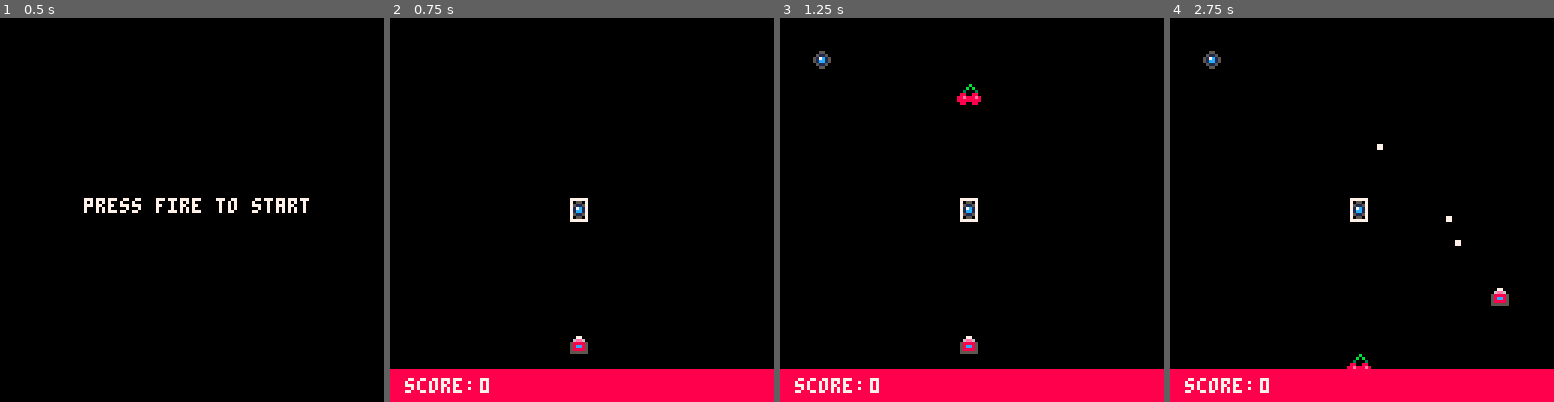
Above: before the commit, frames 1-4 (left to right).
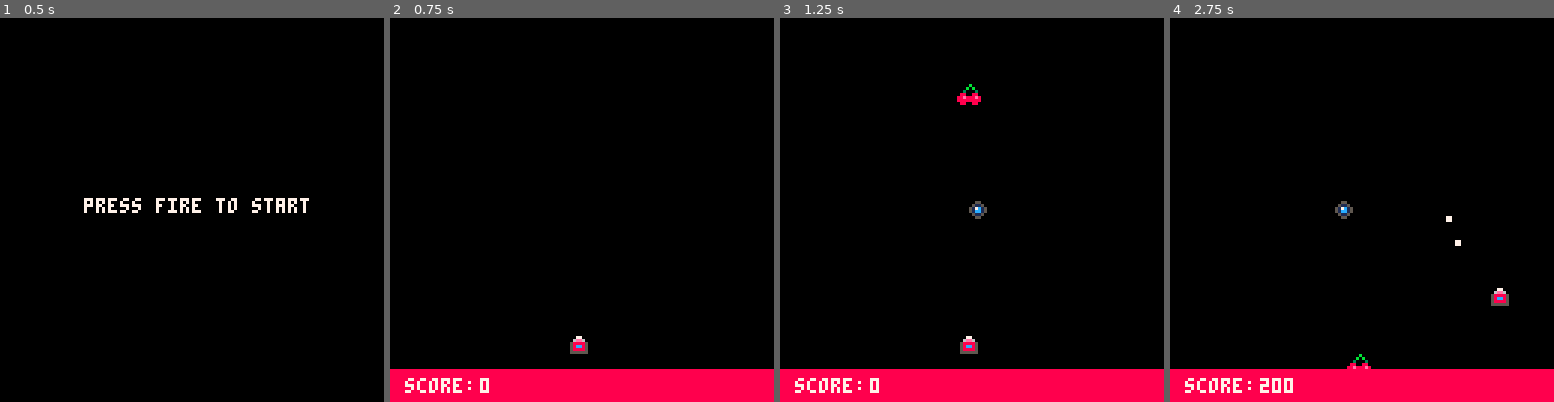
Above: after the commit, the same moments.

Repository: kris-pearman/Space-Fluff
Game: PICO-8 cartridge game.p8
Two runs of this game, one before a commit and one after it. Both use one fixed random seed, a clock stepped at 60 frames per second and the inputs below.
Inputs:
- Up to frame 1 (0.5 s): tap X (X key) at 0.33 s
- Up to frame 2 (0.75 s): tap O (Z key) at 0.7 s
- Up to frame 3 (1.25 s): tap X (X key) at 1.07 s
- Up to frame 4 (2.75 s): hold Right 1.6-2.1 s; tap O (Z key) at 1.7, 2.1, 2.5 s; tap X (X key) at 1.85 s; hold Up 2.15-2.42 s; hold Right from 2.47 s (still down)

Frame 1 is identical in both runs. In frame 2, 0.3% of the frame differs, in the area x 46-52%, y 46-54%; in frame 3, 0.5%; in frame 4, 0.7%, in the area x 8-56%, y 8-98%.

Commit message:
Refactored enemy logic to support multiple enemies

Diff:
--- a/game.p8
+++ b/game.p8
@@ -7,7 +7,8 @@
 function _init()
     create_player_vars()
     create_powerup_vars()
-    create_enemy_vars()
+    enemies = {}
+    bullets={}
     game_state = "start"
 end
 
@@ -15,12 +16,12 @@
     if game_state == "start" then
         check_game_started()
     else
-    handle_input()
-    move_bullets()
-    move_powerup()
-    hit_detect_powerup()
-    hide_enemy_if_dead()
-    enemy_collision()
+        handle_input()
+        move_bullets()
+        move_powerup()
+        hit_detect_powerup()
+        hide_dead_enemies()
+        enemy_collision()
     end
 end
 
@@ -28,21 +29,13 @@
     cls(black)
     if game_state == "start" then
         print("press fire to start",28,60,white)
-
     else
-
-
-    draw_player()
-    draw_bullets()
-    draw_hud()
-    draw_powerup()
-    draw_enemy()
-    draw_enemy_hitbox()
-    draw_spawned()
-
-    end
-    --draw_particles() enable this to show a small effect in the corner
-    --pset(30,30,dark_blue) draws to an individual pixel
+        draw_player()
+        draw_bullets()
+        draw_hud()
+        draw_powerup()
+        draw_enemies()
+    end
 end
 
 -->8
@@ -55,17 +48,80 @@
 end
 
 function create_player_vars()
-    player={} --player is a table
+    player={}
     player.alive=false
     player.x=59
     player.y=105
     player.score=0
-    bullets={}
-    --probably need to have a table of tables for bullets to allow multiple shots to fire at once
-end
-
-function create_enemy_vars()
-    enemy={}
+end
+
+function create_powerup_vars()
+    powerup={}
+    powerup.x=59
+    powerup.y=-10
+    powerup.speed=1
+    powerup.collected=false
+    powerup.value=100
+end
+
+function draw_player()
+    spr(1,player.x,player.y)
+end
+
+function draw_bullets()
+    for bullet in all(bullets) do
+        rect(bullet.x,bullet.y,bullet.x+1,bullet.y-1,white)
+    end
+end
+
+function draw_hud()
+    rectfill(0,117,127,128,red)
+    print("score:",5,120,white)
+    print(player.score,30,120,white)
+end
+
+-->8
+--player input functions here
+function handle_input()
+    if btn(left) then
+        player.x -= 1
+    end
+    if btn(right) then
+        player.x += 1
+    end
+    if btn(up) then
+        player.y -= 1
+    end
+    if btn(down) then
+        if player.y < 105 then
+            player.y += 1
+        end
+    end
+    if btnp(fire1) then
+        player_fire()
+    end
+    if btnp(fire2) then
+        spawn_enemy()
+    end
+end
+
+function player_fire()
+    local bullet = {}
+    bullet.x = player.x+3
+    bullet.y = player.y+1
+    bullet.speed=1
+    add(bullets, bullet)
+    sfx(0)
+end
+
+function draw_enemies()
+    for enemy in all(enemies) do
+        spr(3,enemy.x,enemy.y)
+    end
+end
+
+function spawn_enemy()
+    local enemy={}
     enemy.alive=true
     enemy.x=59
     enemy.y=60
@@ -74,95 +130,8 @@
     enemy.value=200
     enemy.counter=0
     enemy.direction=1
-    enemies = {}
-    --probably need to have a table of tables for enemies to allow multiple enemies to be tracked at once
-end
-
-function create_powerup_vars()
-    powerup={}
-    powerup.x=59
-    powerup.y=-10
-    powerup.speed=1
-    powerup.collected=false
-    powerup.value=100
-end
-
-function draw_player()
-    spr(1,player.x,player.y)
-end
-
-function draw_bullets()
-    for bullet in all(bullets) do
-        draw_bullet(bullet)
-    end
-end
-
-function draw_bullet(bullet)
-    rect(bullet.x,bullet.y,bullet.x+1,bullet.y-1,white)
-end
-
-function draw_enemy()
-    spr(3,enemy.x,enemy.y)
-end
-
-function draw_hud()
-    rectfill(0,117,127,128,red)
-    print("score:",5,120,white)
-    print(player.score,30,120,white)
-end
-
--->8
---player input functions here
-function handle_input() --todo: Rename to handle_input()
-    if btn(left) then
-        player.x -= 1
-    end
-    if btn(right) then
-        player.x += 1
-    end
-    if btn(up) then
-        player.y -= 1
-    end
-    if btn(down) then
-        if player.y < 105 then
-        player.y += 1
-        end
-    end
-    if btnp(fire1) then
-        player_fire()
-
-    end
-    if btnp(fire2) then
-        spawn_enemy()
-    end
-
-end
-
-function player_fire()
-    local bullet = {}
-    bullet.x = player.x+3
-    bullet.y = player.y+1
-    bullet.speed=1
-    add(bullets, bullet)
-    sfx(0)
-end
-
-function draw_spawned()
-    for spawned in all(enemies) do
-        spr(3,spawned.x,spawned.y)
-    end
-end
-
-function spawn_enemy()
-    local spawned = {}
-    spawned.x = 10
-    spawned.y = 10
-    spawned.spr = 2
-    spawned.value = 100
-    spawned.alive = true
-    add(enemies, spawned)
-end
-
+    add(enemies, enemy)
+end
 
 -->8
 --powerup functions here
@@ -192,81 +161,83 @@
 
 function move_bullets()
     for bullet in all(bullets) do
-        move_bullet(bullet)
-    end
-end
-
-function move_bullet(bullet)
-    if bullet.y > -1 then
-        bullet.y -= bullet.speed
-    else
-        del(bullets, bullet)
+        if bullet.y > -1 then
+            bullet.y -= bullet.speed
+        else
+            del(bullets, bullet)
+        end
     end
 end
 
 -->8
 --AI
 
-function hide_enemy_if_dead()
-    for spawned in all(enemies) do
-    if spawned.alive then
-        --check_enemy_moves()
-        --enemy.tick_count += 1
-    else
-        spawned.x = -10
-    end
-end
-
-end
-
-function check_enemy_moves()
-    if enemy.tick_count%4 == 0 then -- only allows the following code to be run once every four frames
-        enemy.tick_count = 1 -- range could be changed to another word
+function hide_dead_enemies()
+    for enemy in all(enemies) do
+        if enemy.alive then
+            check_enemy_moves(enemy)
+            enemy.tick_count += 1
+        else
+            enemy.x = -10
+        end
+    end
+end
+
+function check_enemy_moves(enemy)
+    if enemy.tick_count%4 == 0 then
+        enemy.tick_count = 1
 
         if  (enemy.counter < 5 and enemy.direction == 1)  then
-            move_enemy_right()
+            move_enemy_right(enemy)
         else
             enemy.direction = 0
         end
 
         if enemy.direction == 0 then
-            move_enemy_left()
+            move_enemy_left(enemy)
+
             if enemy.counter <-5 then
                 enemy.direction = 1
             end
         end
-
-    end
-end
-
-function move_enemy_right()
+    end
+end
+
+function move_enemy_right(enemy)
     enemy.x+=enemy.speed
     enemy.counter += 1
 end
 
-function move_enemy_left()
+function move_enemy_left(enemy)
     enemy.x -= enemy.speed
     enemy.counter -= 1
 end
 
-function enemy_collision ()
+function enemy_collision()
     for bullet in all(bullets) do
-        for spawned in all(enemies) do
-            if (bullet.x > spawned.x+1 and bullet.x < spawned.x+6 and bullet.y > spawned.y and bullet.y < spawned.y +7) then
-
-                spawned.alive = false
-                player.score += spawned.value
+        for enemy in all(enemies) do
+            if (bullet.x > enemy.x+1 and
+                bullet.x < enemy.x+6 and
+                bullet.y > enemy.y and
+                bullet.y < enemy.y +7
+            ) then
+                enemy.alive = false
+                player.score += enemy.value
                 del(bullets, bullet)
                 sfx(2)
             end
-    end
-    end
-end
-
-function draw_enemy_hitbox () --testing where the hitbox is
-    rect(enemy.x+1,enemy.y+7,enemy.x+6,enemy.y,white)
-end
-
+        end
+    end
+end
+
+
+-- function draw_enemy_hitbox () --testing where the hitbox is
+--     rect(enemy.x+1,enemy.y+7,enemy.x+6,enemy.y,white)
+-- end
+
+--draw_particles() enable this to show a small effect in the corner
+    --pset(30,30,dark_blue) draws to an individual pixel
+    --draw_enemy_hitbox()
 __gfx__
 00000000000000000000b000000000000088bb00009999000000b333000000000000000000000000000000000000000000000000000000000000000000000000
 0000000000077000000b0b000005500009993b8009777790000b3773000000000000000000000000000000000000000000000000000000000000000000000000
